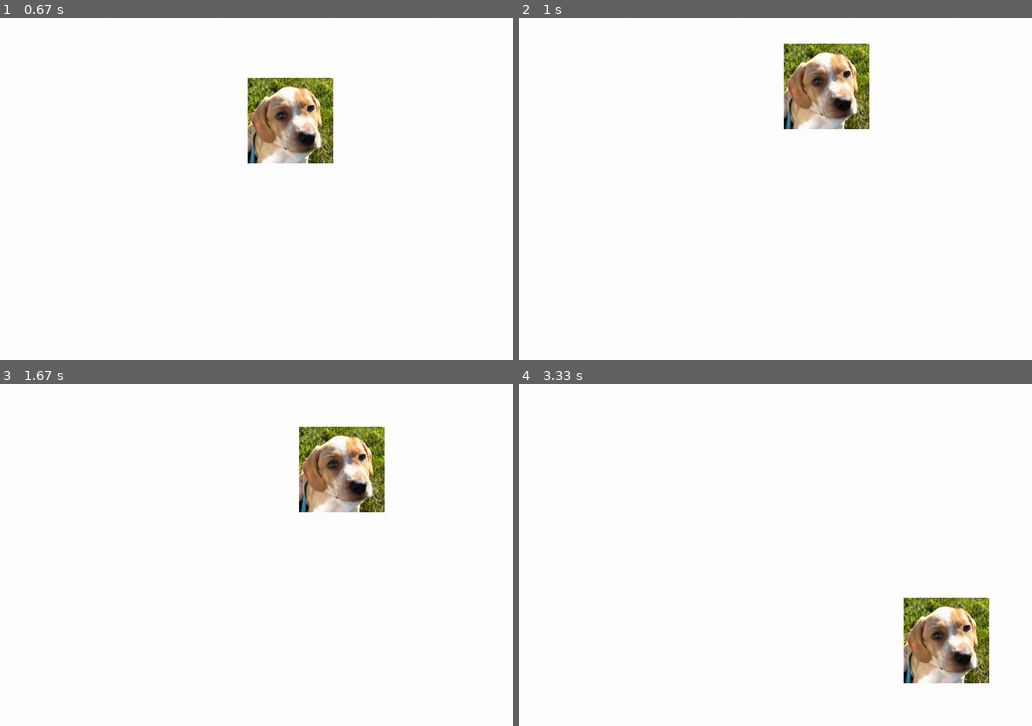
Above: before the commit, frames 1-4 (two rows, left to right).
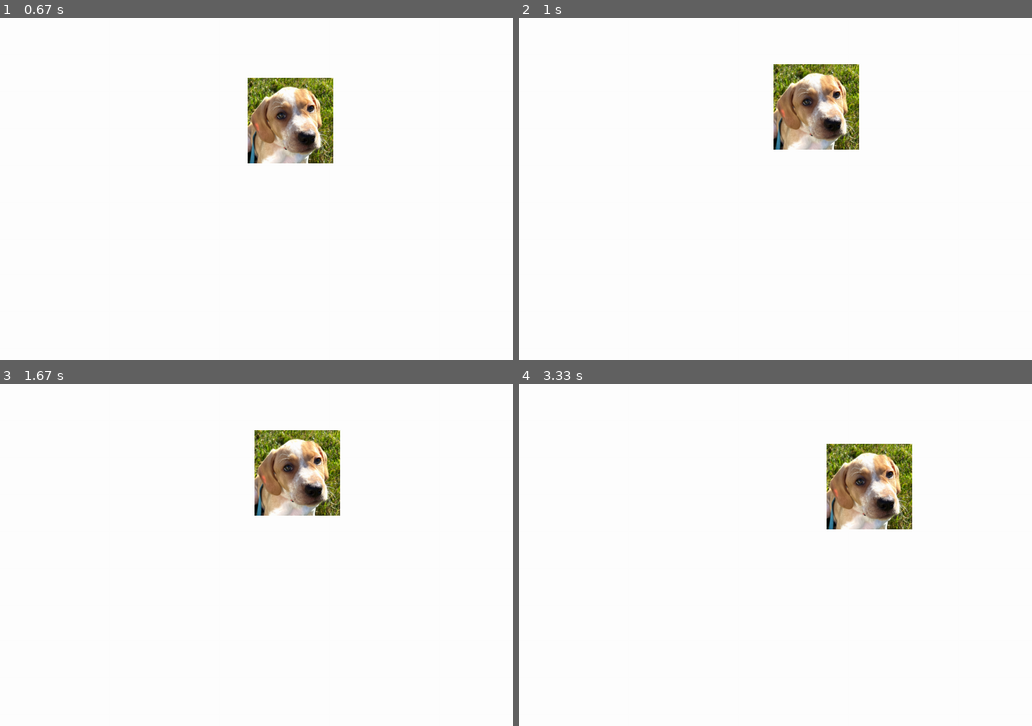
Above: after the commit, the same moments.

Repository: dbiere/PygameGraphicsStudy
Game: pygame game, started from bouncing_banjo.py
The game is run twice, just before and just after one commit, with the same random seed, the same clock (stepped at 60 frames per second) and the same inputs.
Inputs:
- Up to frame 1 (0.67 s): hold P from 0.33 s (still down)
- Up to frame 2 (1 s): release P at 0.8 s
- Up to frame 3 (1.67 s): no input
- Up to frame 4 (3.33 s): hold P 1.83-2.3 s

Frame 1 is identical in both runs. In frame 2, 5.3% of the frame differs, in the area x 49-69%, y 7-39%; in frame 3, 6.1%; in frame 4, 8.0%, in the area x 59-92%, y 17-88%.

Commit message:
Added GameState class and the ability to pause by pressing P

Diff:
--- a/bouncing_banjo.py
+++ b/bouncing_banjo.py
@@ -14,6 +14,15 @@
     BACKGROUND_COLOR = (255, 255, 255)
     MIN_SPEED = 1
     MAX_SPEED = 5
+
+
+class GameState():
+    """
+    Support ability to pause the game/demo
+    """
+
+    def __init__(self):
+        self.running = True
 
 
 class Banjo(pygame.sprite.Sprite):
@@ -75,6 +84,8 @@
 
     pygame.init()
 
+    state = GameState()
+
     screen = pygame.display.set_mode((GameConstants.SCREEN_WIDTH, GameConstants.SCREEN_HEIGHT))
     pygame.display.set_caption('Graphics Demo - Bouncing Banjo')
     clock = pygame.time.Clock()
@@ -92,16 +103,21 @@
         for event in pygame.event.get():
             if event.type == pygame.QUIT:
                 game_running = False
-            if event.type == pygame.KEYUP and event.key == pygame.K_SPACE:
+            if event.type == pygame.KEYUP and event.key == pygame.K_SPACE and state.running:
                 banjos.add(generate_random_banjo())
+            if event.type == pygame.KEYUP and event.key == pygame.K_p:
+                if state.running: state.running = False
+                else: state.running = True
 
         # Update sprites
-        banjos.update()
+        if state.running:
+            banjos.update()
 
         # Render
-        screen.fill(GameConstants.BACKGROUND_COLOR)
-        banjos.draw(screen)
-        pygame.display.update() # only after drawing everything else
+        if state.running:
+            screen.fill(GameConstants.BACKGROUND_COLOR)
+            banjos.draw(screen)
+            pygame.display.update() # only after drawing everything else
 
         clock.tick(60)
     # End of main game loop
